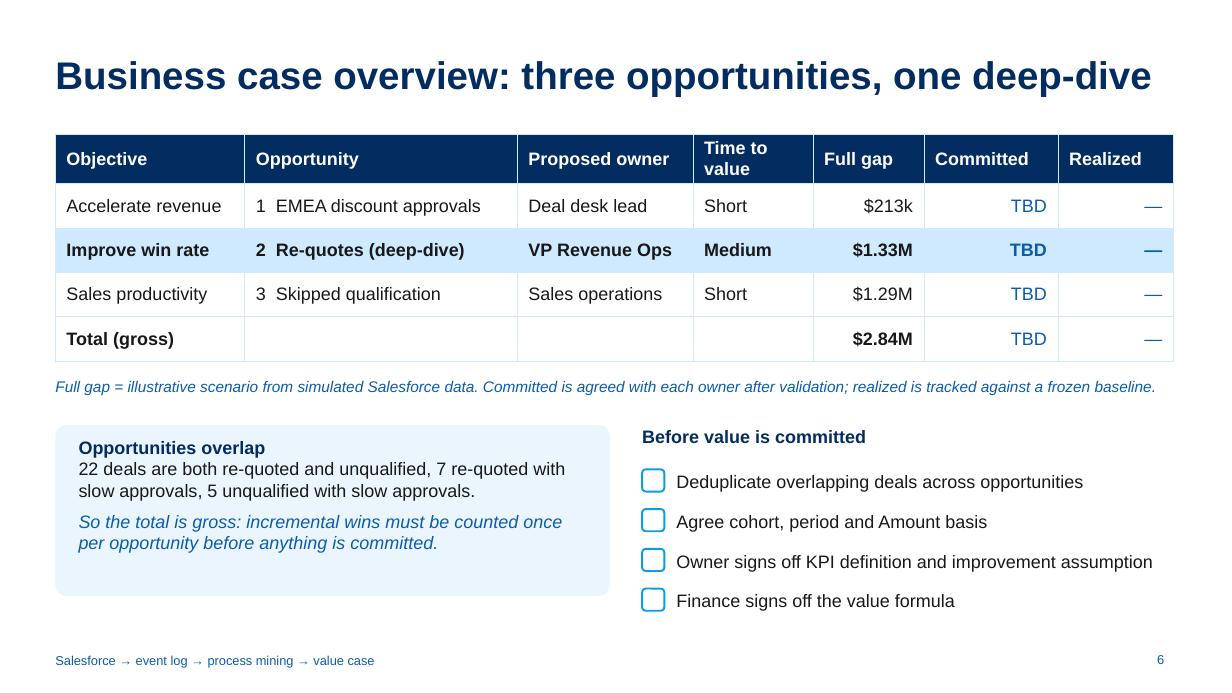
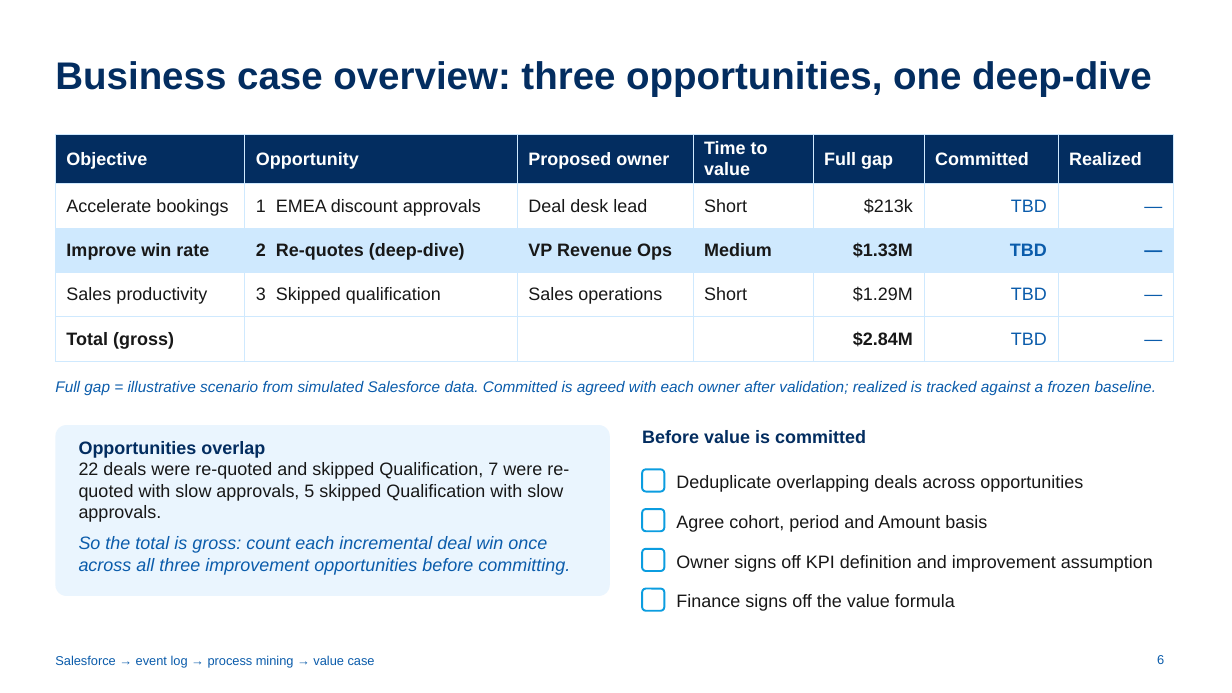
Before and after one commit to ch-lukas/salesforce-process-intelligence, a slide deck: slide 6 of deck/salesforce-process-intelligence.pptx. Drawn at 1232x693 pixels with LibreOffice and Linux fonts; fonts in the diff are those of the drawing. Boxes give left, top, right and bottom in pixels: in the first picture for what was removed or moved away, otherwise in the second. Text is boxed around its words. In the diff, an @@ line names an element or a change of style, - is before the commit and + after.

```diff
--- a/deck/salesforce-process-intelligence.pptx
+++ b/deck/salesforce-process-intelligence.pptx
@@ table at (55, 134, 1174, 353) @@
-row 2, column 1: Accelerate revenue
+row 2, column 1: Accelerate bookings
@@ text at (79, 462, 570, 575): text changed @@
-22 deals are both re-quoted and unqualified, 7 re-quoted with slow approvals, 5 unqualified with slow approvals.
-So the total is gross: incremental wins must be counted once per opportunity before anything is committed.
+22 deals were re-quoted and skipped Qualification, 7 were re-quoted with slow approvals, 5 skipped Qualification with slow approvals.
+So the total is gross: count each incremental deal win once across all three improvement opportunities before committing.
```
Also in this commit, not shown: 5 other slides changed, 15 other files.
